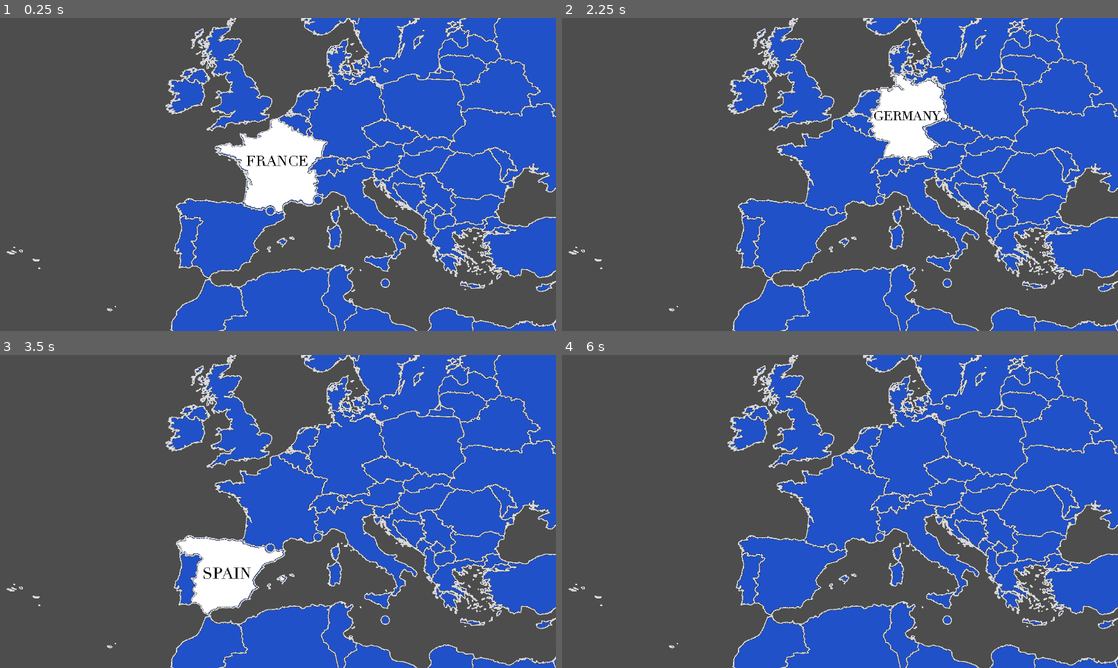
Above: before the commit, frames 1-4 (two rows, left to right).
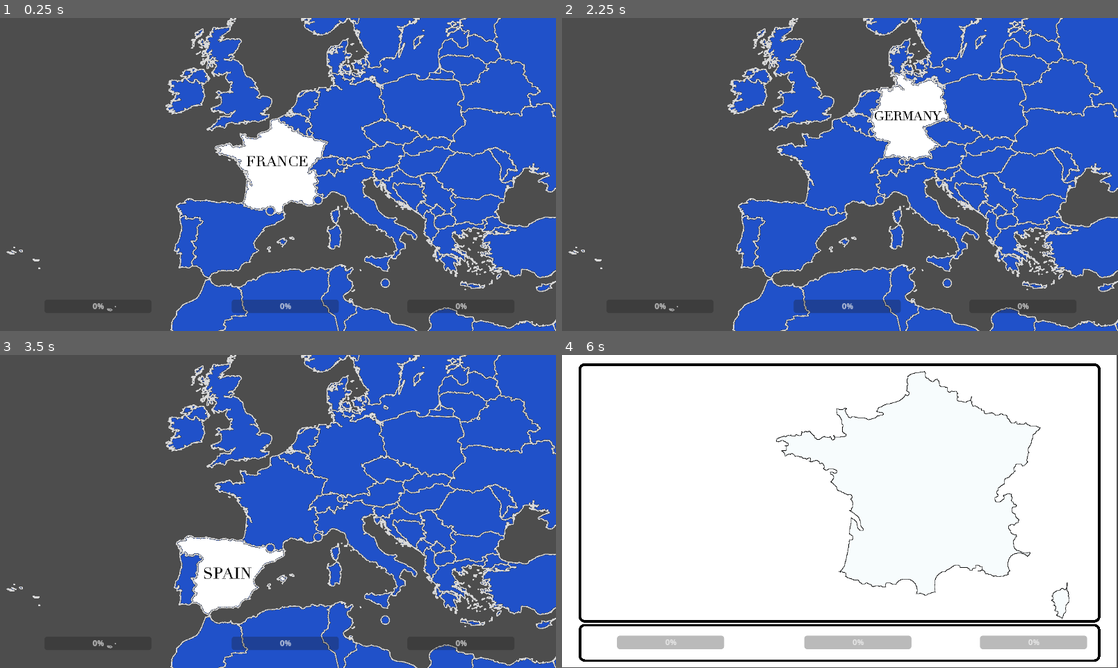
Above: after the commit, the same moments.

Repository: algosup/2024-2025-project-2-serious-game-team-2
Game: Godot game, scene res://scenes/map.tscn
Same seed, same stepped clock (60 frames per second), same inputs: the game is played once before the commit and once after it.
Inputs (mouse positions are in pixels of both pictures, inside the frame that each line leads up to):
- Up to frame 1 (0.25 s): no input
- Up to frame 2 (2.25 s): tap Enter at 0.5, 2 s; move the mouse to (962, 158) at 0.52 s; click (962, 158) at 0.67 s; tap Space at 1.25 s; move the mouse to (728, 190) at 1.27 s; click (728, 190) at 1.42 s; move the mouse to (895, 105) at 2.02 s; click (895, 105) at 2.17 s
- Up to frame 3 (3.5 s): tap Space at 2.75 s; move the mouse to (250, 574) at 2.77 s; click (250, 574) at 2.92 s
- Up to frame 4 (6 s): tap Enter at 3.5 s; move the mouse to (1006, 558) at 3.52 s; click (1006, 558) at 3.67 s; tap Space at 4.25 s; move the mouse to (673, 464) at 4.27 s; click (673, 464) at 4.42 s; move the mouse to (867, 511) at 5.02 s; click (867, 511) at 5.17 s; move the mouse to (756, 433) at 5.77 s; click (756, 433) at 5.92 s

The runs differ from the first frame. In frame 1, 1.1% of the frame differs, in the area x 16-84%, y 32-95%; in frame 2, 1.2%; in frame 3, 1.1%; in frame 4, 100%, in the area x 0-100%, y 0-100%.

Commit message:
Add hud france

Diff:
--- a/src/project.godot
+++ b/src/project.godot
@@ -18,7 +18,7 @@
 [display]
 
 window/stretch/mode="canvas_items"
-window/stretch/aspect="expand"
+window/stretch/aspect="ignore"
 
 [dotnet]
 
--- /dev/null
+++ b/src/scenes/camera_2d_fix.gd
@@ -0,0 +1,6 @@
+extends Camera2D
+
+
+func _process(delta):
+	# Get the mouse position relative to the viewport
+	var screen_size = get_viewport().get_visible_rect().size
--- /dev/null
+++ b/src/scenes/france_hud.tscn
@@ -0,0 +1,61 @@
+[gd_scene load_steps=4 format=3 uid="uid://b2xytuuqo0fe"]
+
+[ext_resource type="Texture2D" uid="uid://dsthpnkxqquaw" path="res://hud_data/bottom_hud.png" id="1_4epxs"]
+[ext_resource type="Texture2D" uid="uid://cgkvvesn7fa74" path="res://hud_data/up_hud.png" id="2_7yeov"]
+[ext_resource type="Texture2D" uid="uid://mwi0dn1ojqtx" path="res://hud_data/france_hud.png" id="2_8iupl"]
+
+[node name="Control" type="Control"]
+layout_mode = 3
+anchors_preset = 0
+offset_right = 40.0
+offset_bottom = 40.0
+
+[node name="ColorRect" type="ColorRect" parent="."]
+layout_mode = 0
+offset_right = 1149.0
+offset_bottom = 647.0
+
+[node name="BottomHud" type="Sprite2D" parent="ColorRect"]
+position = Vector2(575, 596)
+scale = Vector2(0.436944, 0.395939)
+texture = ExtResource("1_4epxs")
+
+[node name="UpHud" type="Sprite2D" parent="ColorRect"]
+position = Vector2(575, 285.5)
+scale = Vector2(0.437348, 0.448622)
+texture = ExtResource("2_7yeov")
+
+[node name="Label" type="Label" parent="."]
+layout_mode = 0
+offset_right = 40.0
+offset_bottom = 23.0
+
+[node name="ProgressBar" type="ProgressBar" parent="Label"]
+layout_mode = 0
+offset_left = 114.0
+offset_top = 581.0
+offset_right = 336.0
+offset_bottom = 608.0
+
+[node name="ProgressBar2" type="ProgressBar" parent="Label"]
+layout_mode = 0
+offset_left = 866.0
+offset_top = 581.0
+offset_right = 1088.0
+offset_bottom = 608.0
+
+[node name="ProgressBar3" type="ProgressBar" parent="Label"]
+layout_mode = 0
+offset_left = 502.0
+offset_top = 581.0
+offset_right = 724.0
+offset_bottom = 608.0
+
+[node name="Node2D" type="Node2D" parent="."]
+
+[node name="Sprite2D" type="Sprite2D" parent="Node2D"]
+position = Vector2(732, 297)
+texture = ExtResource("2_8iupl")
+
+[node name="Camera2D" type="Camera2D" parent="."]
+anchor_mode = 0
--- a/src/scenes/map.gd
+++ b/src/scenes/map.gd
@@ -105,7 +105,7 @@
 
 	# Example: Add further logic here
 	if country_name == "France":
-		print("France is clicked! Execute France-specific logic.")
+		get_tree().change_scene_to_file("res://scenes/france_hud.tscn")
 		# Add your France-specific code here
 	elif country_name == "Spain":
 		print("Spain is clicked! Execute Spain-specific logic.")
--- a/src/scenes/map.tscn
+++ b/src/scenes/map.tscn
@@ -7,7 +7,6 @@
 [ext_resource type="Texture2D" uid="uid://hgkso7ngrj73" path="res://map_data/france.png" id="4_wefht"]
 [ext_resource type="Texture2D" uid="uid://cfww3caidq0rs" path="res://map_data/germany.png" id="6_5kn13"]
 [ext_resource type="Texture2D" uid="uid://c551c3ktirb3k" path="res://map_data/spain.png" id="7_wdjgo"]
-[ext_resource type="Script" path="res://scenes/camera_2d.gd" id="8_smofn"]
 
 [node name="Control" type="Control"]
 layout_mode = 3
@@ -44,22 +43,39 @@
 
 [node name="france" type="Sprite2D" parent="Node2D/Node2D"]
 visible = false
-position = Vector2(10, -3)
+position = Vector2(10, -2)
 texture = ExtResource("4_wefht")
 centered = false
 
 [node name="germany" type="Sprite2D" parent="Node2D/Node2D"]
 visible = false
-position = Vector2(9, -2)
+position = Vector2(10, -2)
 texture = ExtResource("6_5kn13")
 centered = false
 
 [node name="spain" type="Sprite2D" parent="Node2D/Node2D"]
 visible = false
-position = Vector2(9, -2)
+position = Vector2(10, -2)
 texture = ExtResource("7_wdjgo")
 centered = false
 
 [node name="Camera2D" type="Camera2D" parent="."]
 position = Vector2(3284, 1222)
-script = ExtResource("8_smofn")
+
+[node name="ProgressBar" type="ProgressBar" parent="Camera2D"]
+offset_left = -484.0
+offset_top = 259.0
+offset_right = -262.0
+offset_bottom = 286.0
+
+[node name="ProgressBar2" type="ProgressBar" parent="Camera2D"]
+offset_left = 268.0
+offset_top = 259.0
+offset_right = 490.0
+offset_bottom = 286.0
+
+[node name="ProgressBar3" type="ProgressBar" parent="Camera2D"]
+offset_left = -96.0
+offset_top = 259.0
+offset_right = 126.0
+offset_bottom = 286.0
Binary file added: src/hud_data/bottom_hud.png
Not shown, added: src/hud_data/bottom_hud.png.import
Binary file added: src/hud_data/france_hud.png
Not shown, added: src/hud_data/france_hud.png.import
Binary file added: src/hud_data/up_hud.png
Not shown, added: src/hud_data/up_hud.png.import
Not shown, added: src/map_data/MapChart_Map.svg
Not shown, added: src/map_data/MapChart_Map.svg.import
Not shown: 1 places in src/scenes/map.tscn that only renumber resources
Not shown, changed: src/.DS_Store
Not shown, removed: src/.gitkeep
Not shown, changed: src/map_data/.DS_Store
(and 1 more such lines)
